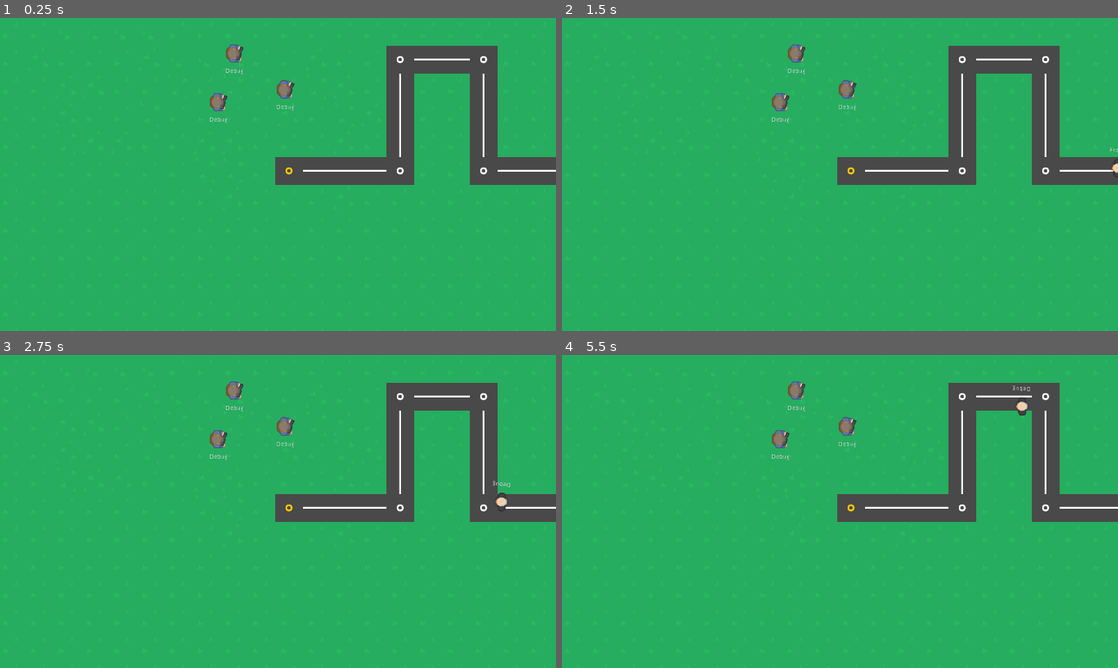
Above: before the commit, frames 1-4 (two rows, left to right).
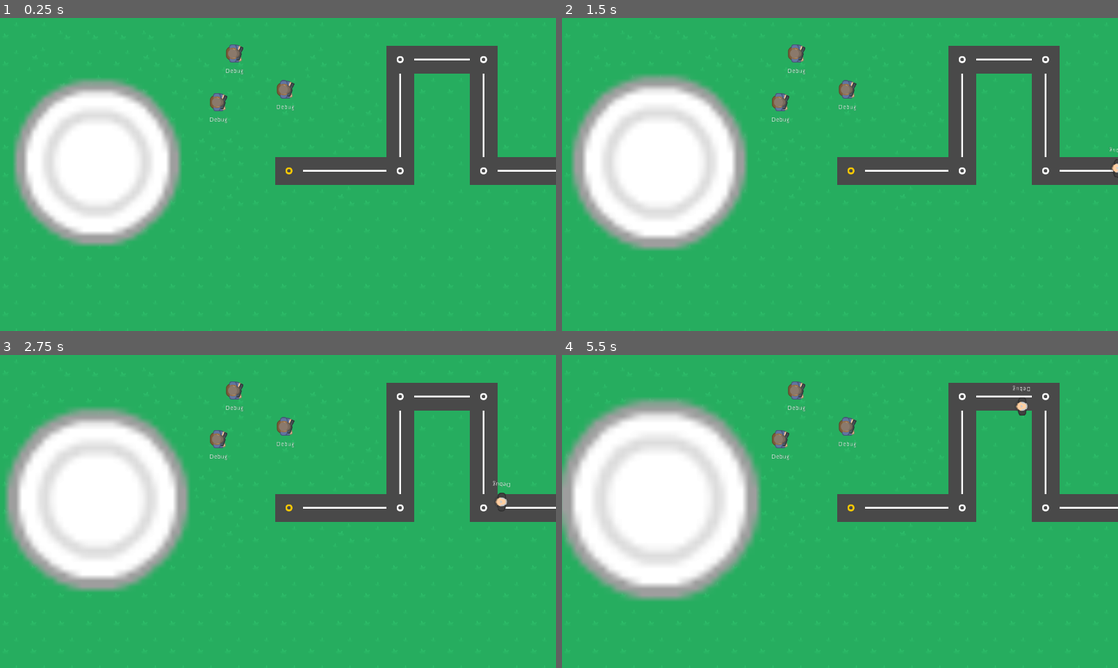
Above: after the commit, the same moments.

Repository: bonsai-dev/ggj2019-pahs
Game: Godot game, scene res://scenes/Defense.tscn
Two runs of this game, one before a commit and one after it. Both use one fixed random seed, a clock stepped at 60 frames per second and the inputs below. This scene is started directly instead of the project's main scene.
Inputs (mouse positions are in pixels of both pictures, inside the frame that each line leads up to):
- Up to frame 1 (0.25 s): no input
- Up to frame 2 (1.5 s): move the mouse to (845, 89) at 0.52 s; click (845, 89) at 0.67 s; tap Enter at 1.25 s; move the mouse to (795, 52) at 1.27 s; click (795, 52) at 1.42 s
- Up to frame 3 (2.75 s): tap Space at 2 s; move the mouse to (216, 439) at 2.02 s; click (216, 439) at 2.17 s
- Up to frame 4 (5.5 s): move the mouse to (1062, 502) at 2.77 s; click (1062, 502) at 2.92 s; move the mouse to (1006, 558) at 3.52 s; click (1006, 558) at 3.67 s; move the mouse to (673, 464) at 4.27 s; click (673, 464) at 4.42 s; move the mouse to (867, 511) at 5.02 s; click (867, 511) at 5.17 s

The runs differ from the first frame. In frame 1, 13% of the frame differs, in the area x 2-33%, y 19-73%; in frame 2, 14%; in frame 3, 16%; in frame 4, 19%, in the area x 0-36%, y 13-79%.

Commit message:
Autogrowing lootpile, shrinking on collide with guards or enemies

Diff:
--- a/scenes/Defense.tscn
+++ b/scenes/Defense.tscn
@@ -6,6 +6,7 @@
 [ext_resource path="res://scripts/NavEast.gd" type="Script" id=4]
 [ext_resource path="res://scripts/Target.gd" type="Script" id=5]
 [ext_resource path="res://scenes/Enemy.tscn" type="PackedScene" id=6]
+[ext_resource path="res://scenes/Lootpile.tscn" type="PackedScene" id=7]
 
 [sub_resource type="NavigationPolygon" id=1]
 
@@ -13,17 +14,15 @@
 polygons = [ PoolIntArray( 0, 1, 2, 3 ), PoolIntArray( 3, 2, 4, 5 ), PoolIntArray( 6, 5, 4, 7 ), PoolIntArray( 8, 6, 7, 9 ), PoolIntArray( 8, 9, 10, 11 ) ]
 outlines = [ PoolVector2Array( 1433, 342.3, 1139, 338.3, 1133, 77.3, 895.4, 70.5, 896.4, 324.1, 647.4, 325.1, 645.4, 375.1, 941.4, 380.1, 942.6, 119.9, 1101, 113.3, 1109, 367.3, 1442, 374.3 ) ]
 
-[node name="Level" type="Node2D" index="0"]
+[node name="Level" type="Node2D"]
 
 position = Vector2( -0.750015, -0.5 )
 script = ExtResource( 1 )
-__meta__ = {
-"_edit_group_": true
-}
+_sections_unfolded = [ "Transform" ]
 
 [node name="Floors" type="TileMap" parent="." index="0"]
 
-position = Vector2( -5.99988, 0 )
+position = Vector2( -5.99986, 0 )
 mode = 0
 tile_set = ExtResource( 2 )
 cell_size = Vector2( 64, 64 )
@@ -79,3 +78,9 @@
 [node name="Enemy" parent="." index="3" instance=ExtResource( 6 )]
 
 position = Vector2( 1425, 355 )
+
+[node name="Lootpile" parent="." index="4" instance=ExtResource( 7 )]
+
+position = Vector2( 225, 332.2 )
+scale = Vector2( 0.5, 0.5 )
+_sections_unfolded = [ "Transform" ]
--- a/scenes/Enemy.tscn
+++ b/scenes/Enemy.tscn
@@ -9,7 +9,7 @@
 radius = 8.77618
 height = 13.3721
 
-[node name="Enemy" type="KinematicBody2D" index="0"]
+[node name="Enemy" type="KinematicBody2D"]
 
 input_pickable = true
 collision_layer = 1
@@ -18,9 +18,7 @@
 script = ExtResource( 1 )
 _sections_unfolded = [ "Pickable", "collision" ]
 speed = 100
-accel = 0.1
 nav_stop_threshold = 10
-max_speed = 700
 
 [node name="Sprite" type="Sprite" parent="." index="0"]
 
--- /dev/null
+++ b/scenes/Lootpile.gd
@@ -0,0 +1,23 @@
+extends Node2D
+
+var grow_rate = 0.2
+
+var size = 5
+
+
+func _process(delta):
+	grow(delta)
+
+func grow(delta):
+	size = size + grow_rate * delta
+
+	$CollisionShape2D.set_scale(Vector2(size, size))
+
+func steal(count):
+	size = size - count
+
+
+
+func _on_Lootpile_body_entered(body):
+	steal(2)
+	pass # replace with function body
--- /dev/null
+++ b/scenes/Lootpile.tscn
@@ -0,0 +1,58 @@
+[gd_scene load_steps=4 format=2]
+
+[ext_resource path="res://scenes/Lootpile.gd" type="Script" id=1]
+[ext_resource path="res://assets/topdown-shooter/PNG/Tiles/tile_214.png" type="Texture" id=2]
+
+[sub_resource type="CircleShape2D" id=1]
+
+custom_solver_bias = 0.0
+radius = 81.5
+
+[node name="Lootpile" type="Area2D" index="0"]
+
+input_pickable = true
+gravity_vec = Vector2( 0, 1 )
+gravity = 98.0
+linear_damp = 0.1
+angular_damp = 1.0
+audio_bus_override = false
+audio_bus_name = "Master"
+script = ExtResource( 1 )
+
+[node name="Nametag" type="Label" parent="." index="0"]
+
+anchor_left = 0.0
+anchor_top = 0.0
+anchor_right = 0.0
+anchor_bottom = 0.0
+margin_left = -28.0
+margin_top = -4.0
+margin_right = 35.0
+margin_bottom = 10.0
+rect_pivot_offset = Vector2( 0, 0 )
+rect_clip_content = false
+mouse_filter = 2
+mouse_default_cursor_shape = 0
+size_flags_horizontal = 1
+size_flags_vertical = 4
+custom_colors/font_color = Color( 0, 0, 0, 1 )
+text = "Lootpile"
+uppercase = true
+percent_visible = 1.0
+lines_skipped = 0
+max_lines_visible = -1
+_sections_unfolded = [ "Anchor", "Grow Direction", "Hint", "Rect", "custom_colors", "custom_styles" ]
+
+[node name="CollisionShape2D" type="CollisionShape2D" parent="." index="1"]
+
+shape = SubResource( 1 )
+
+[node name="Sprite" type="Sprite" parent="CollisionShape2D" index="0"]
+
+scale = Vector2( 5, 5 )
+texture = ExtResource( 2 )
+_sections_unfolded = [ "Animation", "Offset", "Region", "Transform" ]
+
+[connection signal="area_entered" from="." to="." method="_on_Lootpile_area_entered"]
+
+[connection signal="body_entered" from="." to="." method="_on_Lootpile_body_entered"]
--- a/scripts/Enemy.gd
+++ b/scripts/Enemy.gd
@@ -1,9 +1,7 @@
 extends KinematicBody2D
 
 export (int) var speed = 100
-export (float) var accel = 0.1
 export (int) var nav_stop_threshold = 10
-export (int) var max_speed = 700
 
 var motion = Vector2()
 var movTarget = null
Not shown: 1 places in scenes/Defense.tscn that only renumber resources
